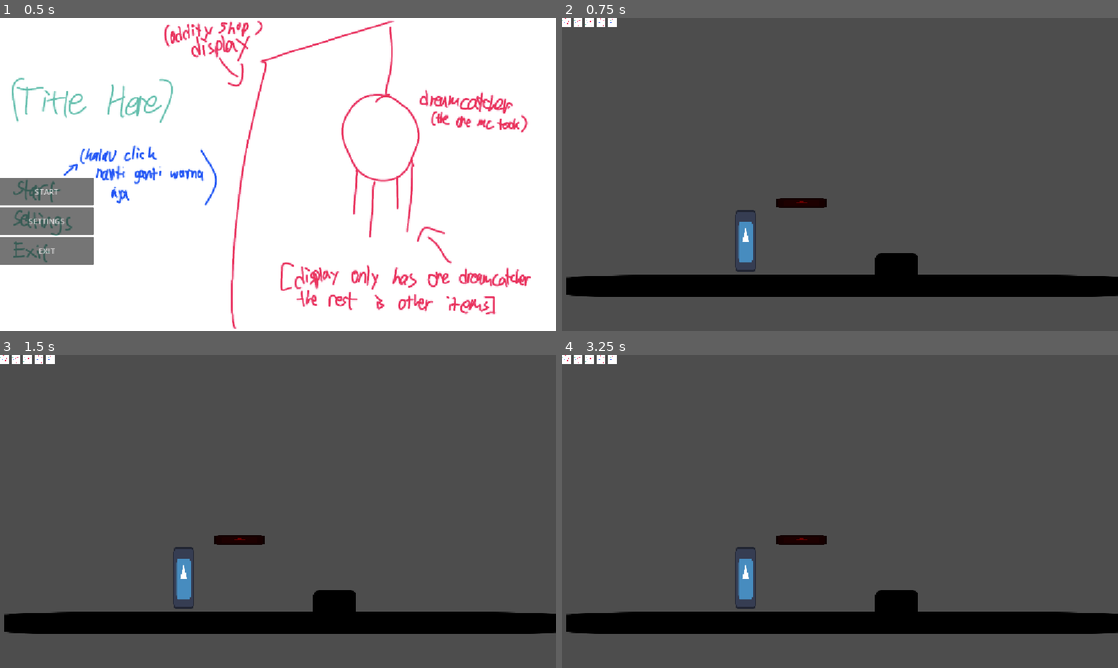
Above: before the commit, frames 1-4 (two rows, left to right).
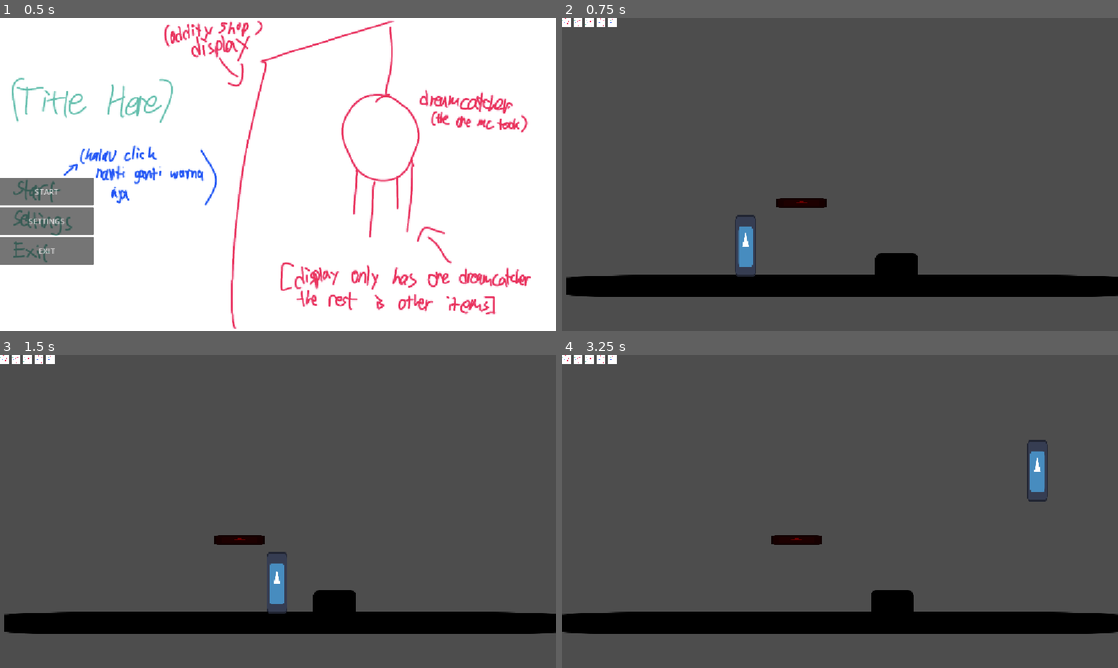
Above: after the commit, the same moments.

Repository: Medcro/GameBijiWIDAI2026
Game: Godot game, scene res://scenes/main_menu.tscn
The game is run twice, just before and just after one commit, with the same random seed, the same clock (stepped at 60 frames per second) and the same inputs. The engine's default icon, where the game draws it, is replaced by a stand-in: a white triangle on a blue panel in a dark square.
Inputs (mouse positions are in pixels of both pictures, inside the frame that each line leads up to):
- Up to frame 1 (0.5 s): no input
- Up to frame 2 (0.75 s): click "START" at 0.5 s
- Up to frame 3 (1.5 s): tap Enter at 1.25 s; move the mouse to (400, 495) at 1.27 s; hold Right (ui_right) from 1.28 s (still down); tap Z (Dash) at 1.35 s; click (400, 495) at 1.42 s
- Up to frame 4 (3.25 s): tap C (Jump) at 1.52, 2.27 s; move the mouse to (728, 527) at 2.02 s; tap Z (Dash) at 2.1, 2.85 s; tap Space at 2.75 s; move the mouse to (895, 442) at 2.77 s; release Right (ui_right) at 2.78 s; hold Left (ui_left) from 2.78 s (still down)

Frame 1 is identical in both runs. In frame 2, 0.2% of the frame differs, in the area x 31-35%, y 61-83%; in frame 3, 0.8%; in frame 4, 1.2%, in the area x 0-100%, y 27-90%.
Error before the commit: Parse Error: Identifier "alive" not declared in the current scope. (res://scripts/player.gd:48)

Commit message:
feat health

Diff:
--- a/scenes/player.tscn
+++ b/scenes/player.tscn
@@ -10,15 +10,6 @@
 
 [node name="Player" type="CharacterBody2D"]
 script = ExtResource("1_g2els")
-hp = null
-speed = null
-jump = null
-gravity = null
-dash_speed = null
-dash_duration = null
-dash_cooldown = null
-has_agility_essence = null
-has_flight_essence = null
 
 [node name="Sprite2D" type="Sprite2D" parent="."]
 position = Vector2(3.500001, 0)
--- a/scripts/player.gd
+++ b/scripts/player.gd
@@ -16,6 +16,7 @@
 var facing_direction : float = 1.0 # positif -> kanan, negatif -> kiri
 var hearts_list : Array[TextureRect]
 var health = 5
+var alive : bool = true
 
 # Essence Attributes
 @export var has_agility_essence : bool = false
@@ -53,6 +54,10 @@
 	health += 1
 	update_heart_display()
 	#$node.play("heal")
+
+func death():
+	health == 0
+	#trigger game over scene
 
 func _physics_process(delta: float) -> void:
 	var direction = Input.get_axis("ui_left", "ui_right")
